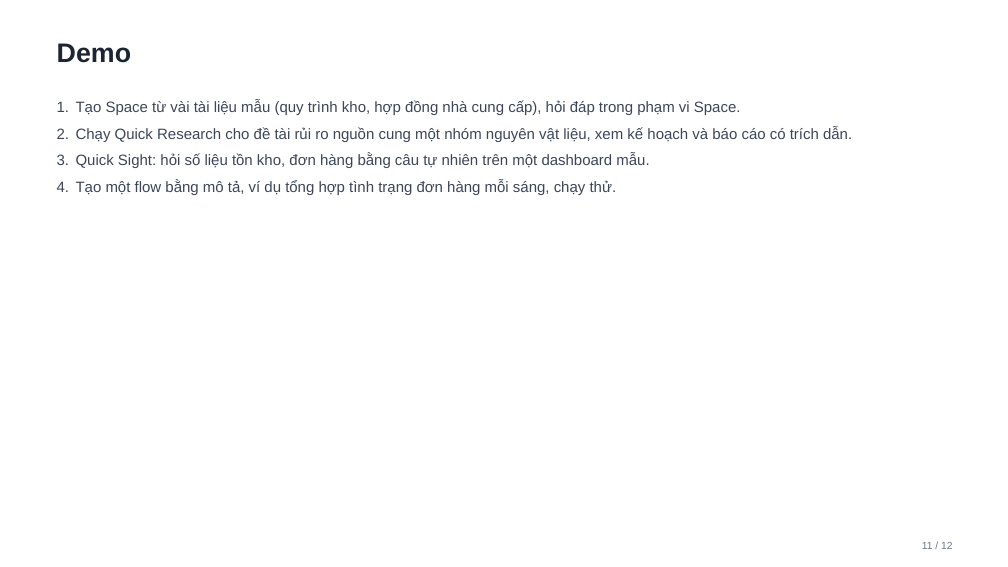
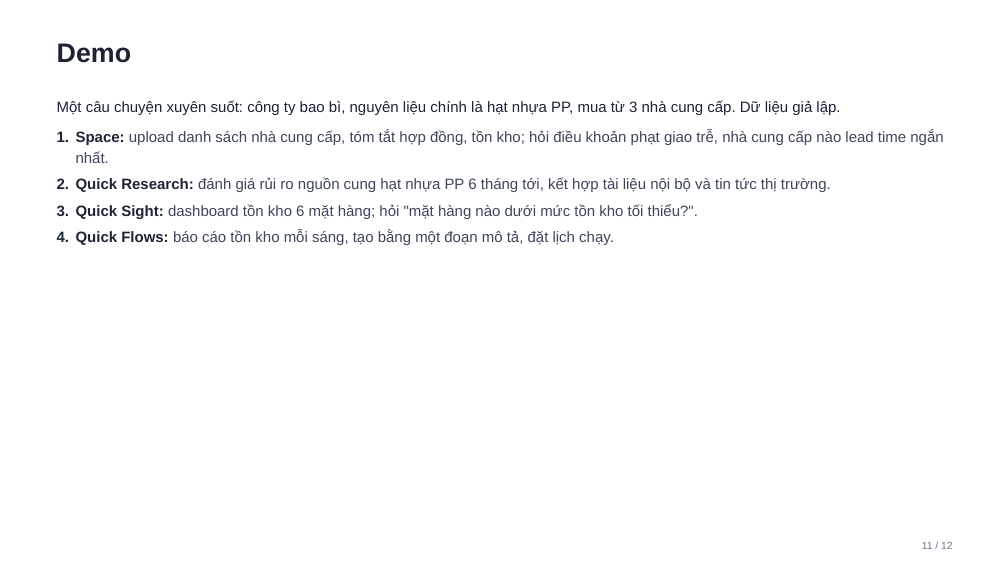
Before and after one commit to hiepnhoc/HiGa, a slide deck: slide 11 of public/slides/amazon-quick/amazon-quick.pptx. Drawn at 1008x567 pixels with LibreOffice and Linux fonts; fonts in the diff are those of the drawing. Boxes give left, top, right and bottom in pixels: in the first picture for what was removed or moved away, otherwise in the second. Text is boxed around its words. In the diff, an @@ line names an element or a change of style, - is before the commit and + after.

```diff
--- a/public/slides/amazon-quick/amazon-quick.pptx
+++ b/public/slides/amazon-quick/amazon-quick.pptx
@@ text added at <box>57,100,840,115</box>, 14.3 pt, text #1C2333 @@
+Một câu chuyện xuyên suốt: công ty bao bì, nguyên liệu chính là hạt nhựa PP, mua từ 3 nhà cung cấp. Dữ liệu giả lập.
@@ text removed at <box>76,100,852,195</box> @@
-1. Tạo Space từ vài tài liệu mẫu (quy trình kho, hợp đồng nhà cung cấp), hỏi đáp trong phạm vi Space.
-2. Chạy Quick Research cho đề tài rủi ro nguồn cung một nhóm nguyên vật liệu, xem kế hoạch và báo cáo có trích dẫn.
-3. Quick Sight: hỏi số liệu tồn kho, đơn hàng bằng câu tự nhiên trên một dashboard mẫu.
-4. Tạo một flow bằng mô tả, ví dụ tổng hợp tình trạng đơn hàng mỗi sáng, chạy thử.
@@ text added at <box>76,130,943,245</box>, 14.3 pt, text #3D4659 @@
+1. Space: upload danh sách nhà cung cấp, tóm tắt hợp đồng, tồn kho; hỏi điều khoản phạt giao trễ, nhà cung cấp nào lead time ngắn nhất.
+2. Quick Research: đánh giá rủi ro nguồn cung hạt nhựa PP 6 tháng tới, kết hợp tài liệu nội bộ và tin tức thị trường.
+3. Quick Sight: dashboard tồn kho 6 mặt hàng; hỏi "mặt hàng nào dưới mức tồn kho tối thiểu?".
+4. Quick Flows: báo cáo tồn kho mỗi sáng, tạo bằng một đoạn mô tả, đặt lịch chạy.
```
Also in this commit, not shown: 10 other files.
